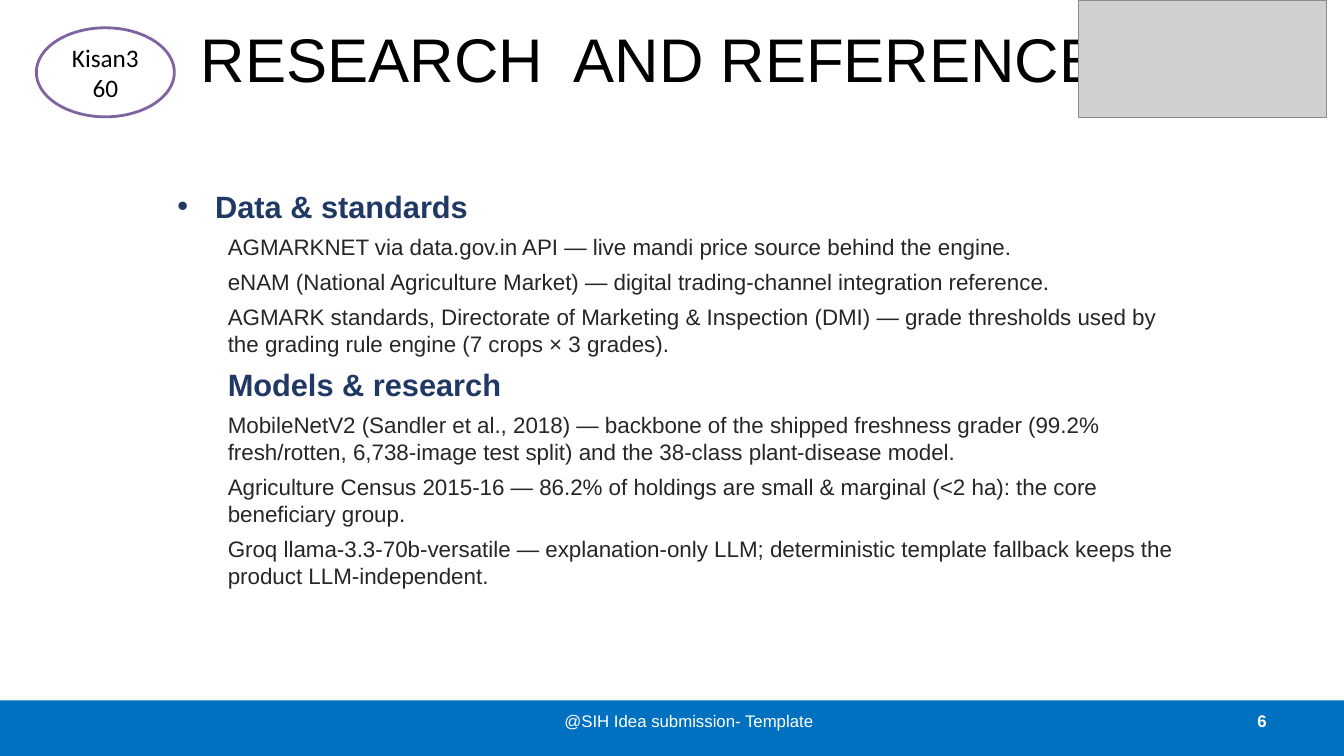
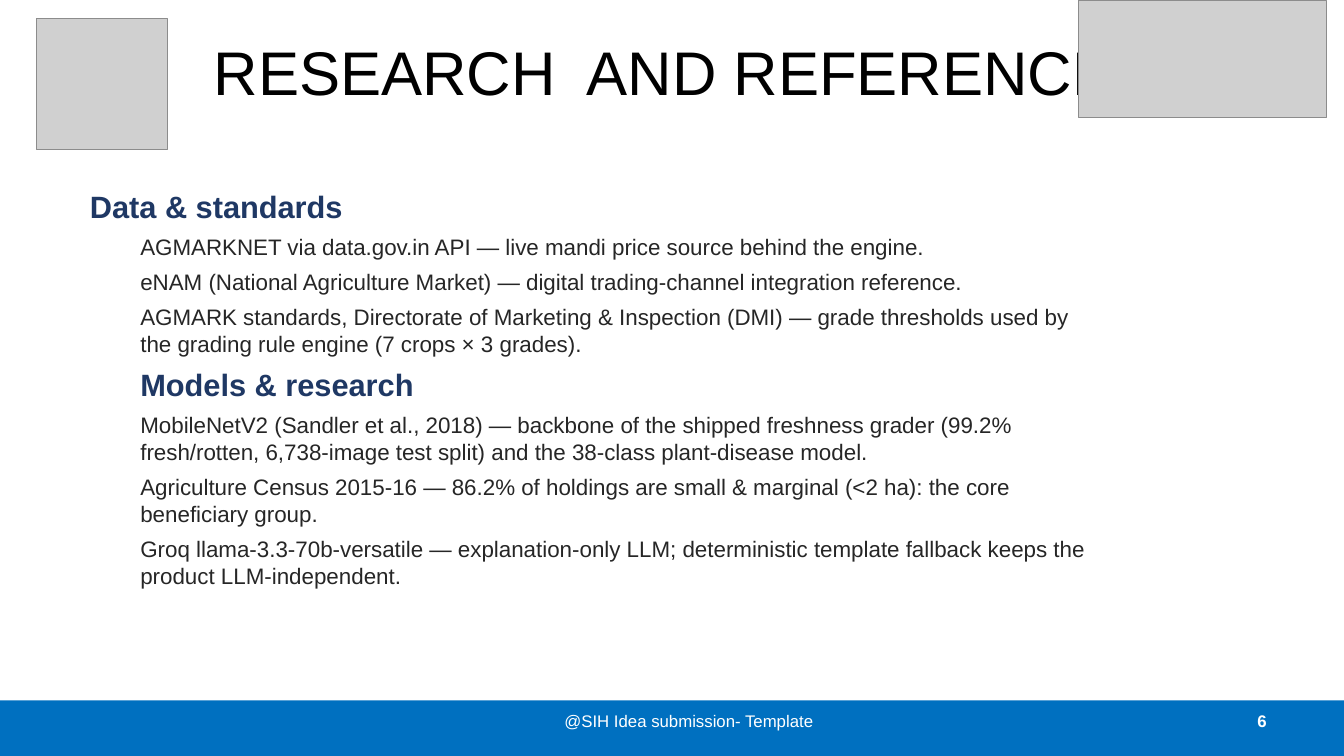
Before and after one commit to Kissan-360/Kisan360_new, a slide deck: slide 6 of Kisan360_SIH26132_Idea_PPT.pptx. Drawn at 1344x756 pixels with LibreOffice and Linux fonts; fonts in the diff are those of the drawing; grey boxes stand for pictures. Boxes give left, top, right and bottom in pixels: in the first picture for what was removed or moved away, otherwise in the second. Text is boxed around its words. In the diff, an @@ line names an element or a change of style, - is before the commit and + after.

```diff
--- a/Kisan360_SIH26132_Idea_PPT.pptx
+++ b/Kisan360_SIH26132_Idea_PPT.pptx
@@ ellipse removed at (x1=36, y1=28, x2=174, y2=117) @@
-Kisan360
@@ picture added at (x1=36, y1=19, x2=167, y2=150) @@
@@ title "RESEARCH AND REFERENCES" moved from (x1=201, y1=33, x2=1142, y2=94) to (x1=214, y1=45, x2=1155, y2=106) @@
@@ text "Data & standards" moved from (x1=215, y1=195, x2=1172, y2=589) to (x1=90, y1=195, x2=1084, y2=589) @@
@@ text at (x1=90, y1=195, x2=343, y2=219): bullet • to none @@
```
Also in this commit, not shown: 4 other slides changed, 11 other files.
